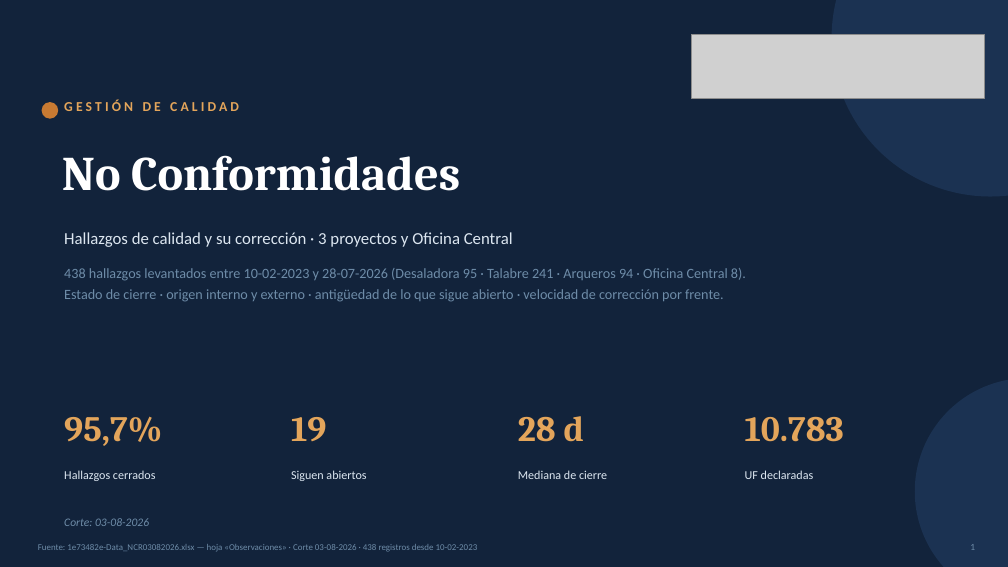
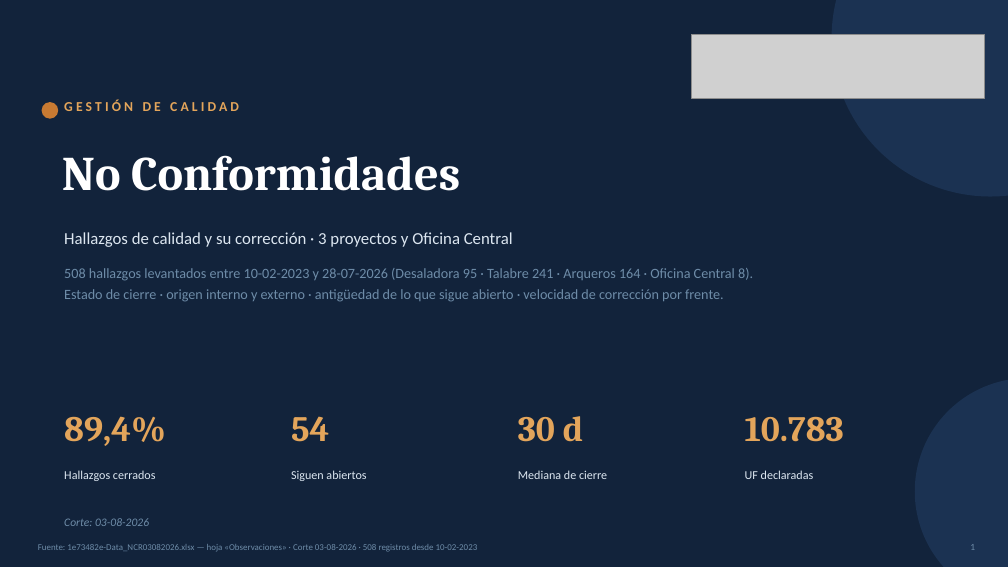
Before and after one commit to tdkvalex/Dashboard-HSEQ, a slide deck: slide 1 of modulo_nc/Panel_No_Conformidades.pptx. Drawn at 1008x567 pixels with LibreOffice and Linux fonts; fonts in the diff are those of the drawing; grey boxes stand for pictures. Boxes give left, top, right and bottom in pixels: in the first picture for what was removed or moved away, otherwise in the second. Text is boxed around its words. In the diff, an @@ line names an element or a change of style, - is before the commit and + after.

```diff
--- a/modulo_nc/Panel_No_Conformidades.pptx
+++ b/modulo_nc/Panel_No_Conformidades.pptx
@@ text at box(64, 268, 753, 281): text changed @@
-438 hallazgos levantados entre 10-02-2023 y 28-07-2026 (Desaladora 95 · Talabre 241 · Arqueros 94 · Oficina Central 8).
+508 hallazgos levantados entre 10-02-2023 y 28-07-2026 (Desaladora 95 · Talabre 241 · Arqueros 164 · Oficina Central 8).
@@ text at box(64, 416, 166, 446): text changed @@
-95,7%
+89,4%
@@ text at box(291, 416, 329, 442): text changed @@
-19
+54
@@ text at box(518, 416, 583, 442): text changed @@
-28 d
+30 d
```
Also in this commit, not shown: 15 other slides changed, 7 other files.
